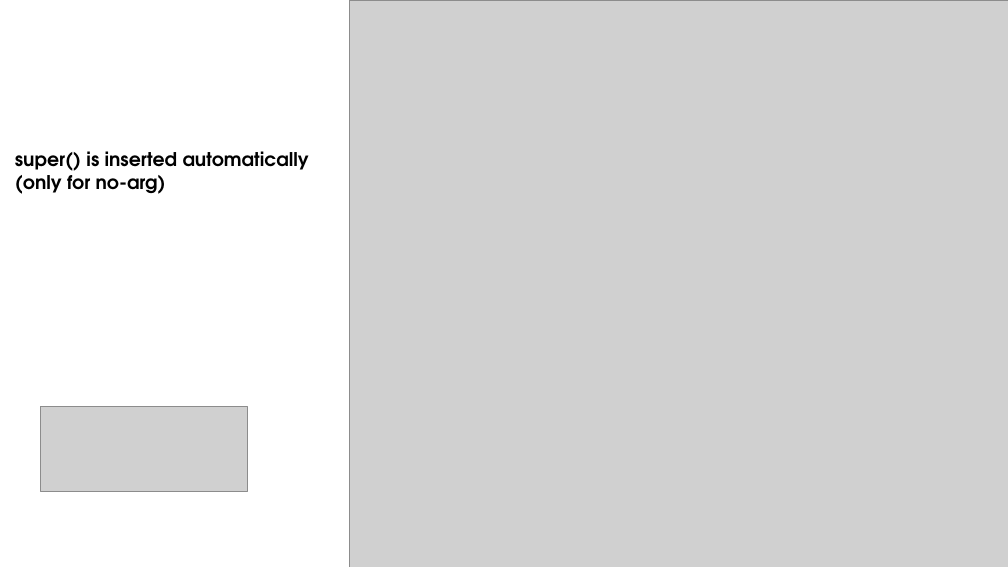
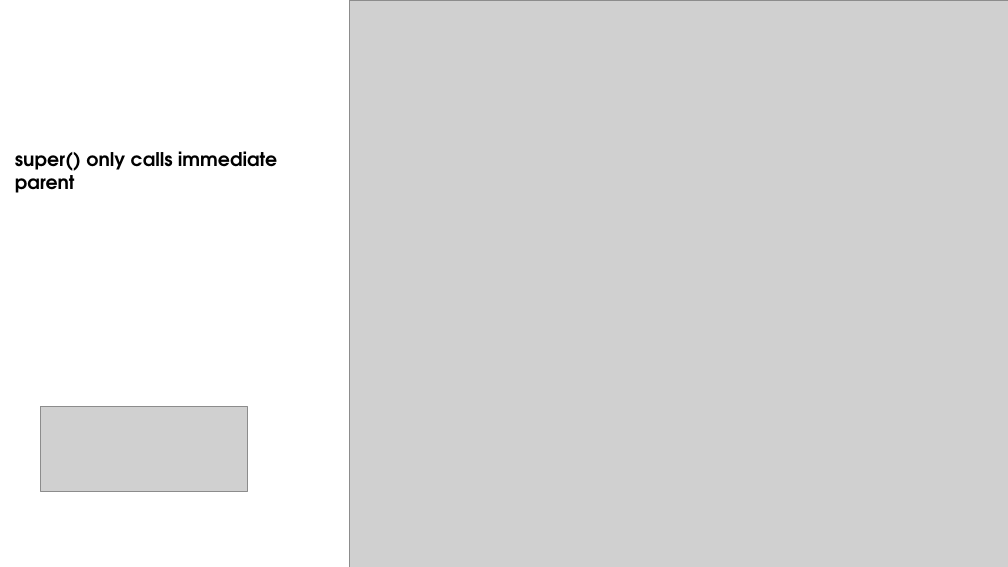
Before and after one commit to ashrafulparan2/Resources, a slide deck: slide 11 of CSE281/Lecture 7.pptx. Drawn at 1008x567 pixels with LibreOffice and Linux fonts; fonts in the diff are those of the drawing; grey boxes stand for pictures; background and template pictures are left out. Boxes give left, top, right and bottom in pixels: in the first picture for what was removed or moved away, otherwise in the second. Text is boxed around its words. In the diff, an @@ line names an element or a change of style, - is before the commit and + after.

```diff
--- a/CSE281/Lecture 7.pptx
+++ b/CSE281/Lecture 7.pptx
@@ text at bbox=[15, 151, 277, 193]: text changed @@
-super() is inserted automatically (only for no-arg)
+super() only calls immediate parent
```
Also in this commit, not shown: 12 other files.
